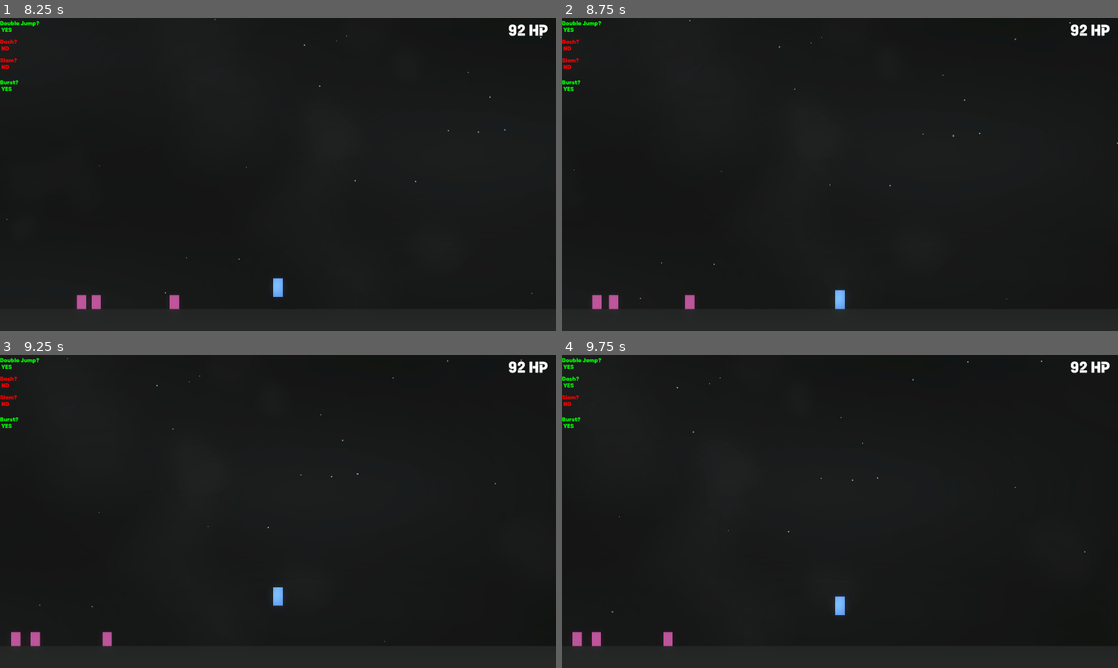
Above: before the commit, frames 1-4 (two rows, left to right).
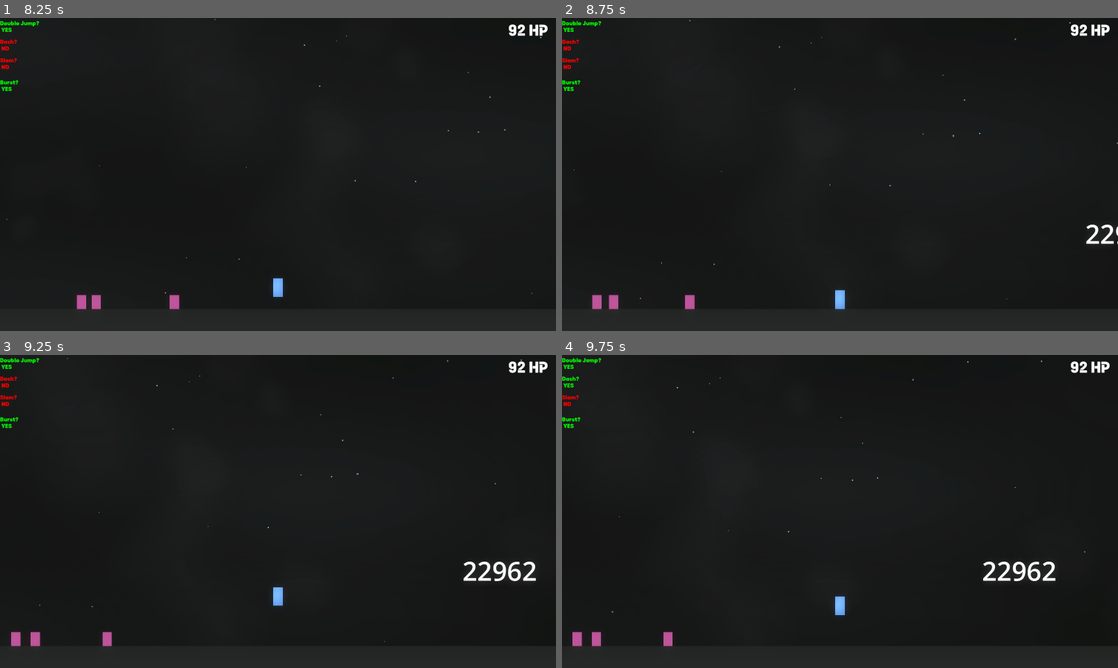
Above: after the commit, the same moments.

Repository: HeroHunterIguess/untitled-wip-game
Game: Godot game, scene res://scenes/worlds/main_world.tscn
Two runs of this game, one before a commit and one after it. Both use one fixed random seed, a clock stepped at 60 frames per second and the inputs below.
Inputs (mouse positions are in pixels of both pictures, inside the frame that each line leads up to):
- Up to frame 1 (8.25 s): tap Enter at 0.5, 2.75 s; move the mouse to (400, 158) at 0.52 s; hold D (right) 0.53-2.03 s; tap E (air_freeze) at 0.6, 3.6, 6.6 s; tap Space (double jump) at 0.77, 1.25, 1.52, 3.02, 3.77, 4.52, 6.02, 6.77, 7.52 s; move the mouse to (166, 190) at 1.27 s; tap F (burst_slot) at 1.35, 4.35, 7.35 s; move the mouse to (333, 105) at 2.02 s; hold A (left) 2.03-2.78 s; tap Shift (dash) at 2.1, 5.1, 8.1 s; move the mouse to (250, 237) at 2.77 s; hold D (right) 2.78-4.28 s; click (250, 237) at 2.85 s; move the mouse to (444, 221) at 3.52 s; move the mouse to (111, 127) at 4.27 s; hold A (left) 4.28-5.03 s; move the mouse to (305, 174) at 5.02 s; hold D (right) 5.03-5.78 s; move the mouse to (194, 96) at 5.77 s; hold A (left) 5.78-7.28 s; click (194, 96) at 5.85 s; move the mouse to (400, 158) at 6.52 s; move the mouse to (166, 190) at 7.27 s; hold D (right) from 7.28 s (still down); move the mouse to (333, 105) at 8.02 s
- Up to frame 2 (8.75 s): keep holding D (right)
- Up to frame 3 (9.25 s): keep holding D (right); move the mouse to (250, 574) at 8.77 s; click (250, 574) at 8.85 s; tap Space (double jump) at 9.02 s
- Up to frame 4 (9.75 s): move the mouse to (1006, 558) at 9.52 s; release D (right) at 9.53 s; hold A (left) from 9.53 s (still down); tap E (air_freeze) at 9.6 s

Frame 1 is identical in both runs. In frame 2, 0.2% of the frame differs, in the area x 94-100%, y 66-73%; in frame 3, 0.4%; in frame 4, 0.4%, in the area x 75-89%, y 66-73%.

Commit message:
fix burst & buff heal pickup

Diff:
--- a/scenes/worlds/main_world.tscn
+++ b/scenes/worlds/main_world.tscn
@@ -137,3 +137,11 @@
 scale_amount_min = 0.5
 scale_amount_max = 1.75
 color = Color(1, 1, 1, 0.05490196)
+
+[node name="Label" type="Label" parent="." unique_id=1054513886]
+offset_left = 4290.0
+offset_top = 254.0
+offset_right = 5172.0
+offset_bottom = 576.0
+theme_override_font_sizes/font_size = 90
+text = "22962"
--- a/scripts/autoloads/data.gd
+++ b/scripts/autoloads/data.gd
@@ -15,10 +15,10 @@
 var has_burst = true
 var max_jumps = 2
 
-var score = 0
-
 var slamming = false
 var can_freeze = true
+
+var score = 0
 
 
 ### ability slots ###
--- a/scripts/game/attacks/enemy_burst_attack.gd
+++ b/scripts/game/attacks/enemy_burst_attack.gd
@@ -2,6 +2,8 @@
 
 const DAMAGE = 10
 const KNOCKBACK = 1050
+
+var has_damaged_player = false
 
 # lock burst in initial position
 var initial_position
@@ -17,7 +19,7 @@
 func _on_area_entered(area: Area2D) -> void:
 	# damage things in area
 	var object = area.get_parent()
-	if object.is_in_group("player") && not data.slamming:
+	if object.is_in_group("player") && !data.slamming && !has_damaged_player:
 		if object.has_method("take_dmg"):
 			object.take_dmg(DAMAGE)
 
@@ -27,7 +29,8 @@
 		else:
 			if object.has_method("take_kb"):
 				object.take_kb(KNOCKBACK, true)
-		self.queue_free()
+
+		has_damaged_player = true
 
 	await get_tree().create_timer(0.08).timeout
 	self.queue_free()
--- a/scripts/objects/health_pickup.gd
+++ b/scripts/objects/health_pickup.gd
@@ -1,6 +1,6 @@
 extends Area2D
 
-const HEALING = 5
+const HEALING = 6
 
 func _on_area_entered(area: Area2D) -> void:
 	if area.is_in_group("player"):
